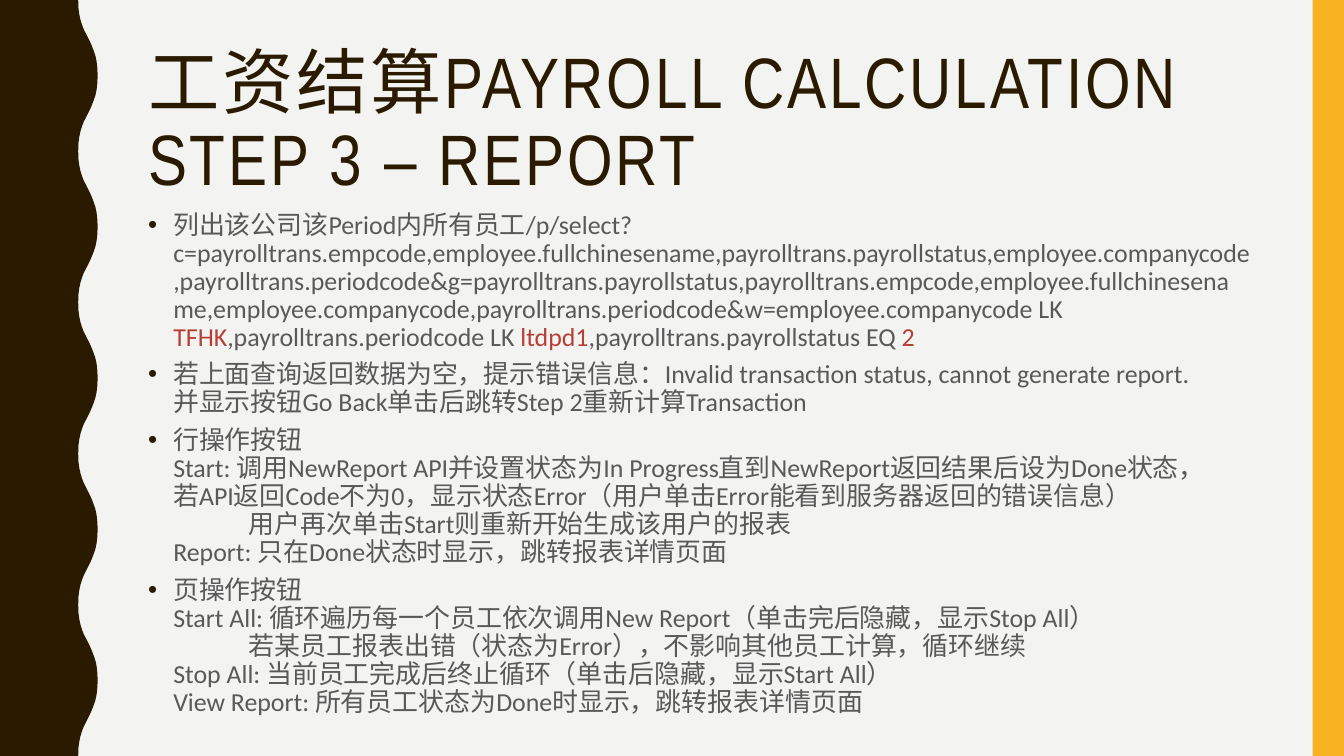
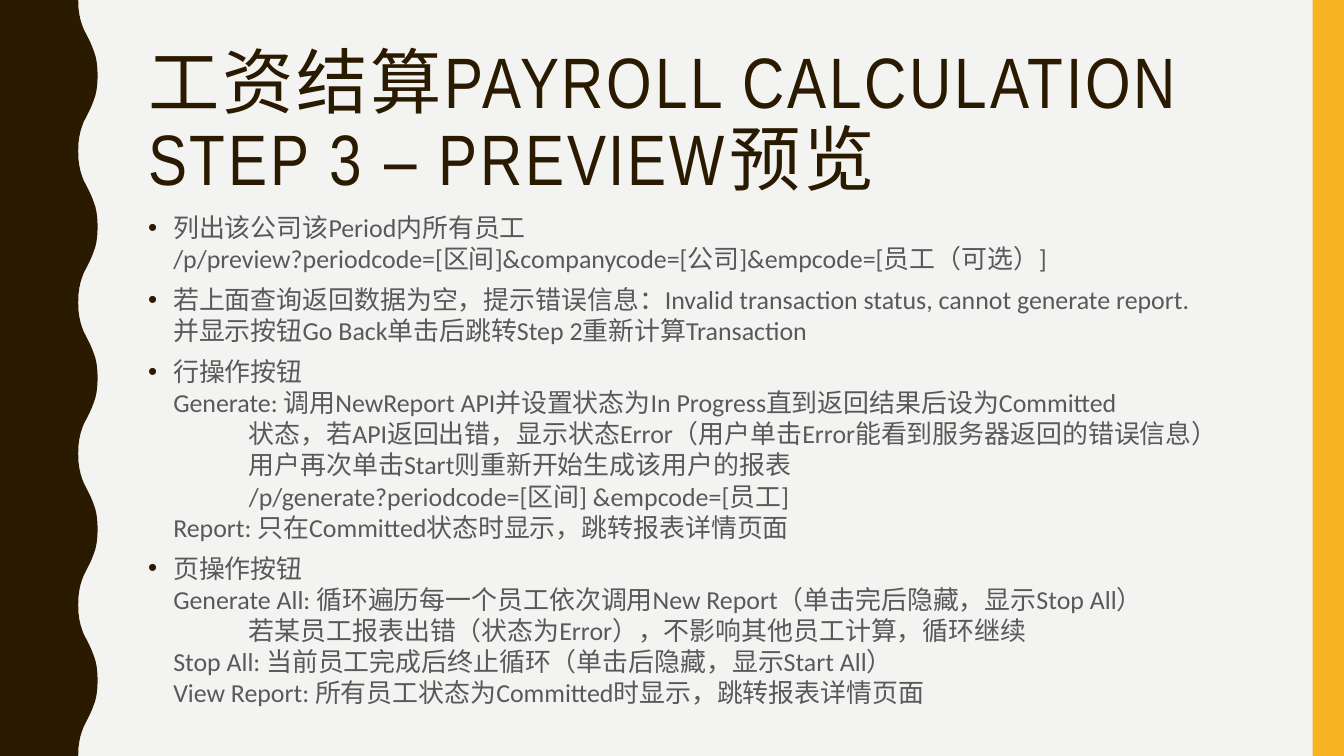
Before and after one commit to payrolls/payrolls.github.io, a slide deck: slide 12 of doc/Payroll Web UI.pptx. Drawn at 1344x756 pixels with LibreOffice and Linux fonts; fonts in the diff are those of the drawing. Boxes give left, top, right and bottom in pixels: in the first picture for what was removed or moved away, otherwise in the second. Text is boxed around its words. In the diff, an @@ line names an element or a change of style, - is before the commit and + after.

Commit message:
payroll status update step 2 & 3 API updated

```diff
--- a/doc/Payroll Web UI.pptx
+++ b/doc/Payroll Web UI.pptx
@@ title at [148,47,1176,191]: text changed @@
-工资结算PAYROLL CALCULATION
-STEP 3 – REPORT
+工资结算PAYROLL CALCULATION
+STEP 3 – PREVIEW预览
@@ text at [173,215,1047,272]: text changed @@
-• 列出该公司该Period内所有员工/p/select?c=payrolltrans.empcode,employee.fullchinesename,payrolltrans.payrollstatus,employee.companycode,payrolltrans.periodcode&g=payrolltrans.payrollstatus,payrolltrans.empcode,employee.fullchinesename,employee.companycode,payrolltrans.periodcode&w=employee.companycode LK TFHK,payrolltrans.periodcode LK ltdpd1,payrolltrans.payrollstatus EQ 2
+• 列出该公司该Period内所有员工
+  /p/preview?periodcode=[区间]&companycode=[公司]&empcode=[员工（可选）]
@@ text at [173,287,1189,344]: line spacing 0.9 to 1 @@
@@ text at [173,359,1218,706]: text changed @@
-• 行操作按钮
-  Start: 调用NewReport API并设置状态为In Progress直到NewReport返回结果后设为Done状态， 若API返回Code不为0，显示状态Error（用户单击Error能看到服务器返回的错误信息）
-  用户再次单击Start则重新开始生成该用户的报表
-  Report: 只在Done状态时显示，跳转报表详情页面
-• 页操作按钮
-  Start All: 循环遍历每一个员工依次调用New Report（单击完后隐藏，显示Stop All）
-  若某员工报表出错（状态为Error），不影响其他员工计算，循环继续
-  Stop All: 当前员工完成后终止循环（单击后隐藏，显示Start All）
-  View Report: 所有员工状态为Done时显示，跳转报表详情页面
+• 行操作按钮
+  Generate: 调用NewReport API并设置状态为In Progress直到返回结果后设为Committed
+  状态，若API返回出错，显示状态Error（用户单击Error能看到服务器返回的错误信息）
+  用户再次单击Start则重新开始生成该用户的报表
+  /p/generate?periodcode=[区间] &empcode=[员工]
+  Report: 只在Committed状态时显示，跳转报表详情页面
+• 页操作按钮
+  Generate All: 循环遍历每一个员工依次调用New Report（单击完后隐藏，显示Stop All）
+  若某员工报表出错（状态为Error），不影响其他员工计算，循环继续
+  Stop All: 当前员工完成后终止循环（单击后隐藏，显示Start All）
+  View Report: 所有员工状态为Committed时显示，跳转报表详情页面
```
Also in this commit, not shown: 4 other slides changed, 1 other file.
